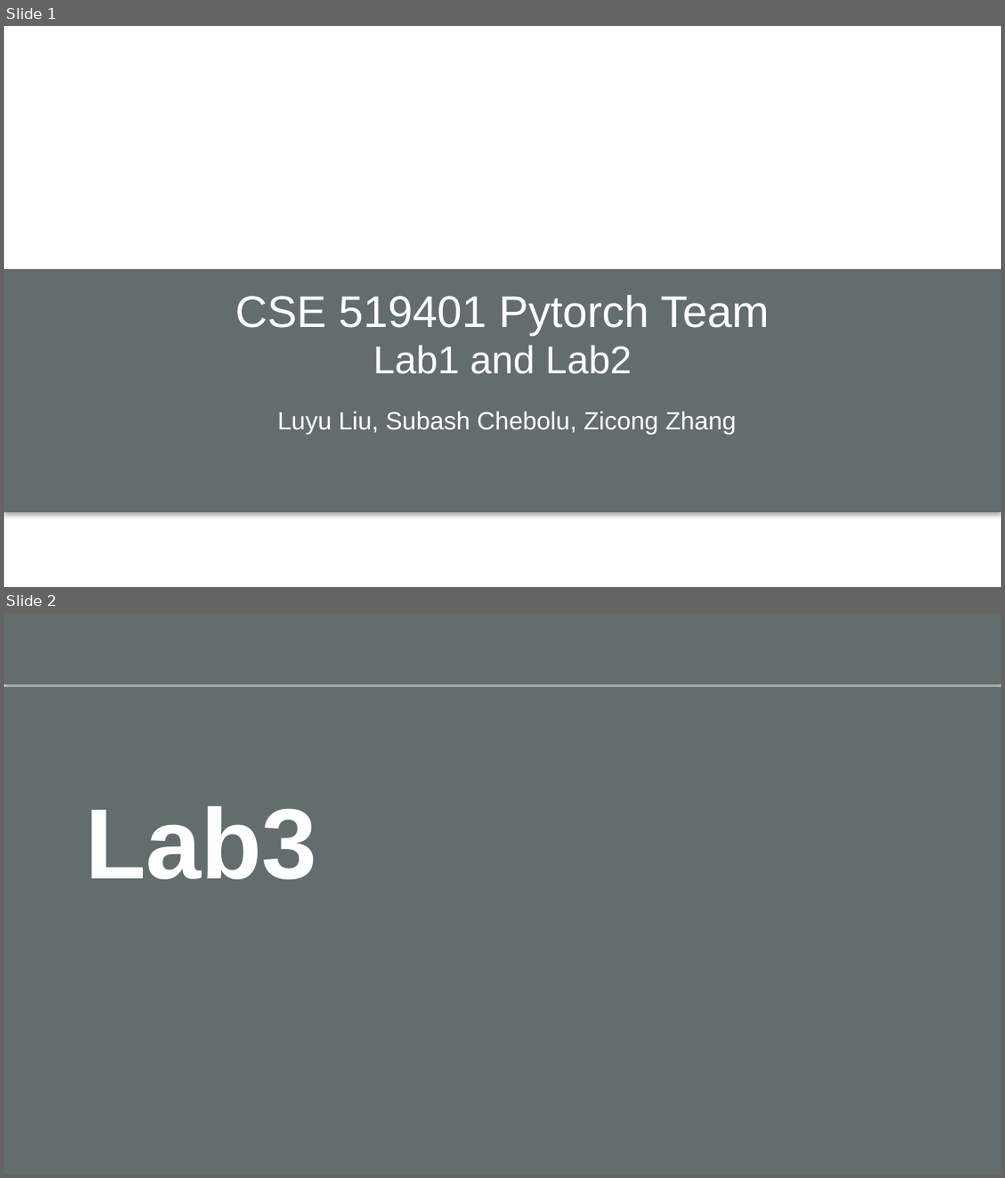
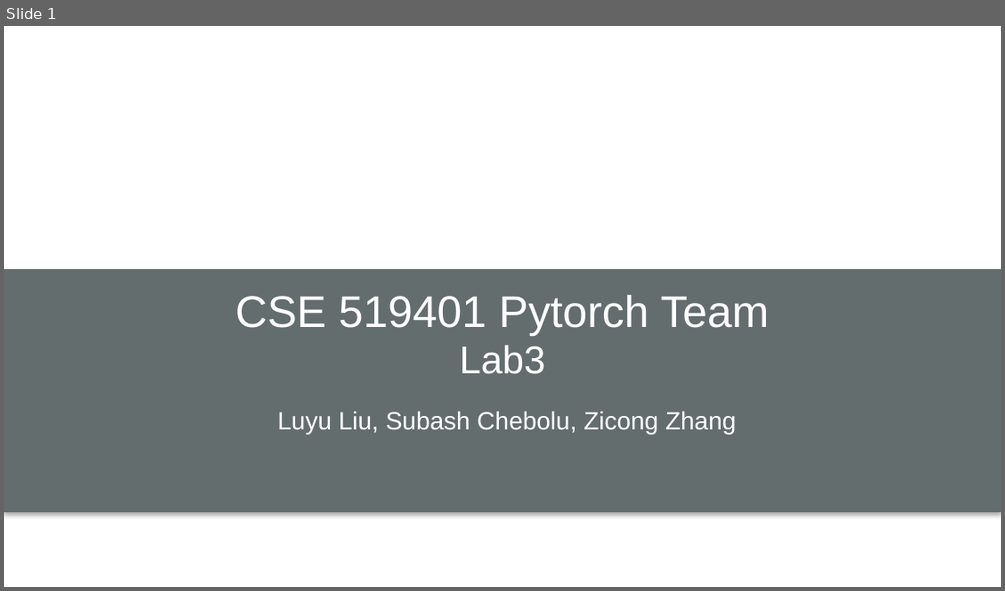
Before and after one commit to luyuliu/CSE-5194, a slide deck: labs/lab3/lab3_present.pptx. Shown one above the other, each under a label of ours: slides 1 and 2 before the commit, slide 1 after it. The pictures are 1005x1178 and 1005x591 pixels, drawn with LibreOffice and Linux fonts; fonts in the diff are those of the drawing; background and template pictures are left out. Boxes give left, top, right and bottom in pixels: in the first picture for what was removed or moved away, otherwise in the second. Text is boxed around its words. In the diff, an @@ line names an element or a change of style, - is before the commit and + after.

```diff
--- a/labs/lab3/lab3_present.pptx
+++ b/labs/lab3/lab3_present.pptx
@@ slide 2 removed at <box>4,613,1001,1174</box>, background #FFFFFF @@
@@ rectangle removed at <box>4,613,1001,685</box> @@
@@ rectangle removed at <box>4,688,1001,1174</box> @@
@@ text removed at <box>75,755,859,1115</box> @@
-Lab3
@@ slide 1 changed as well @@
@@ text at <box>460,345,546,374</box>: text changed @@
-Lab1 and Lab2
+Lab3
```
Also in this commit, not shown: 4 slides added, 3 other slides removed.
